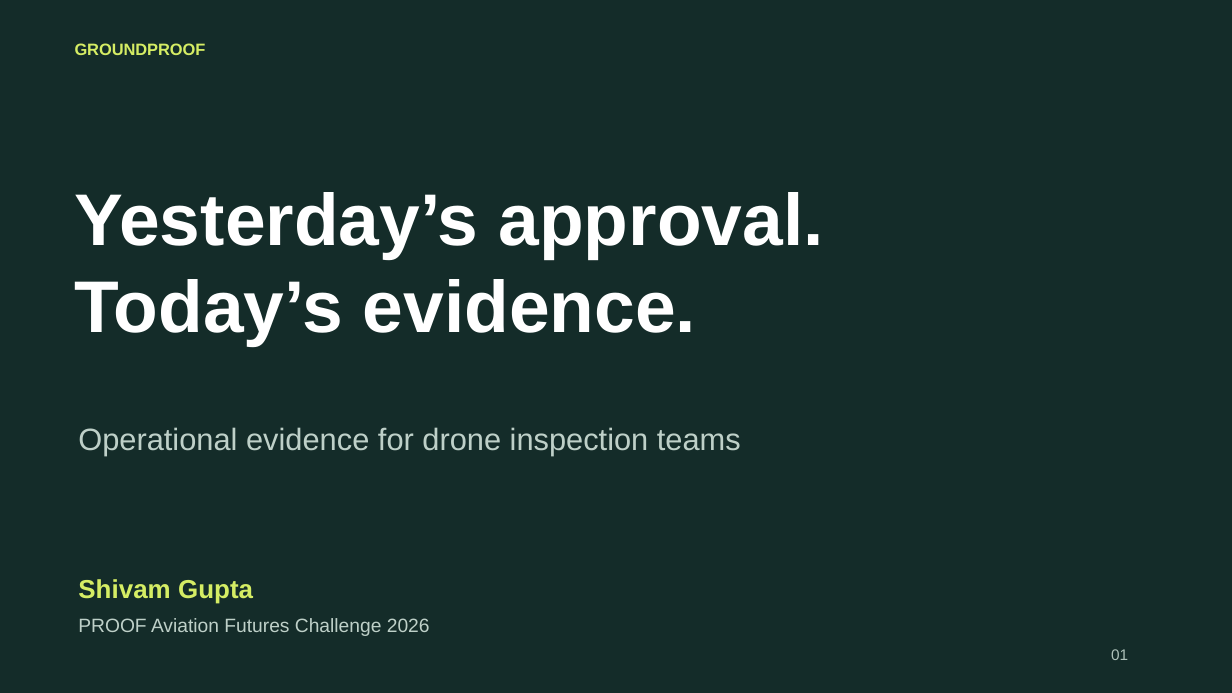
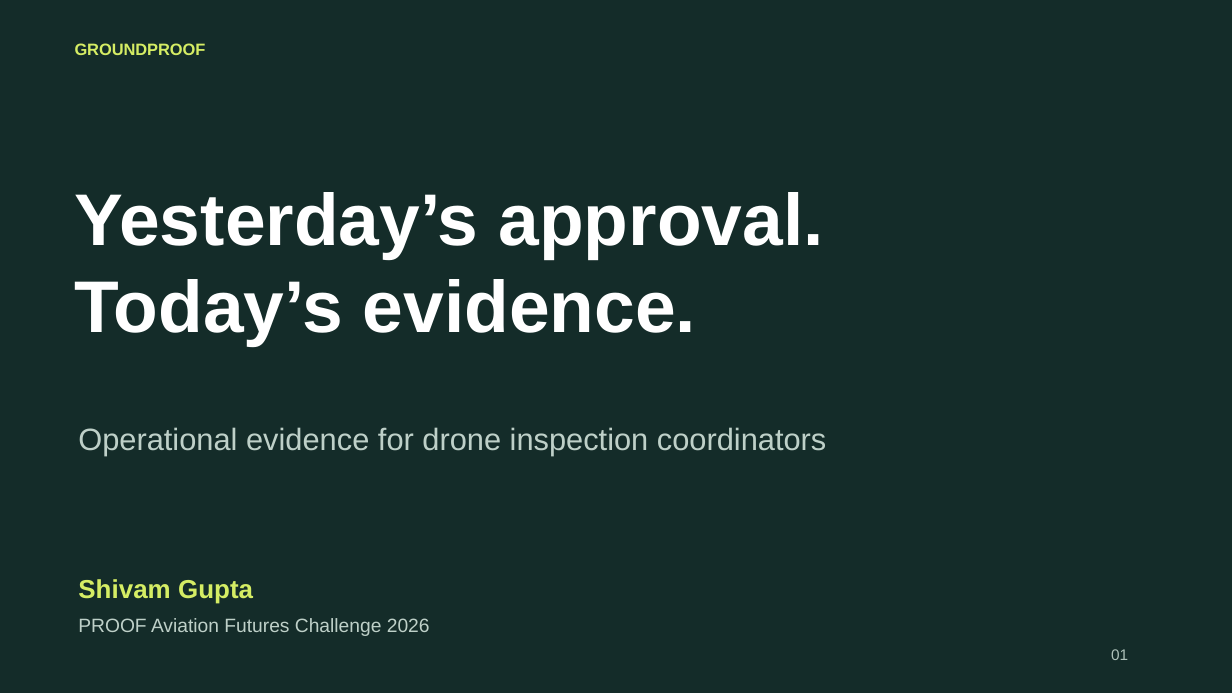
Before and after one commit to shi1720/HTCJ, a slide deck: slide 1 of docs/deliverables/groundproof-pitch.pptx. Drawn at 1232x693 pixels with LibreOffice and Linux fonts; fonts in the diff are those of the drawing. Boxes give left, top, right and bottom in pixels: in the first picture for what was removed or moved away, otherwise in the second. Text is boxed around its words. In the diff, an @@ line names an element or a change of style, - is before the commit and + after.

```diff
--- a/docs/deliverables/groundproof-pitch.pptx
+++ b/docs/deliverables/groundproof-pitch.pptx
@@ text at [78, 427, 826, 455]: text changed @@
-Operational evidence for drone inspection teams
+Operational evidence for drone inspection coordinators
```
Also in this commit, not shown: 4 other slides changed, 33 other files.
